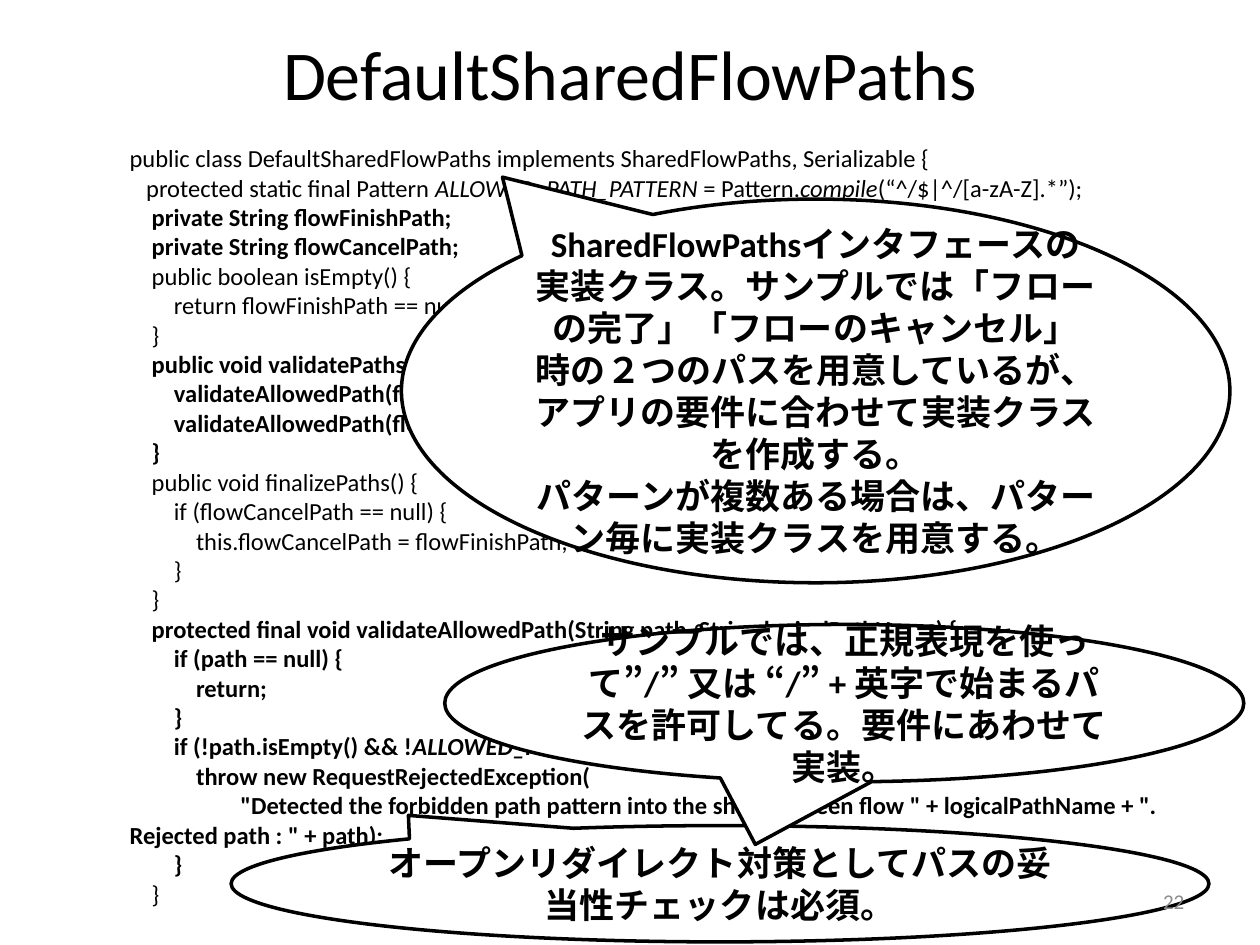
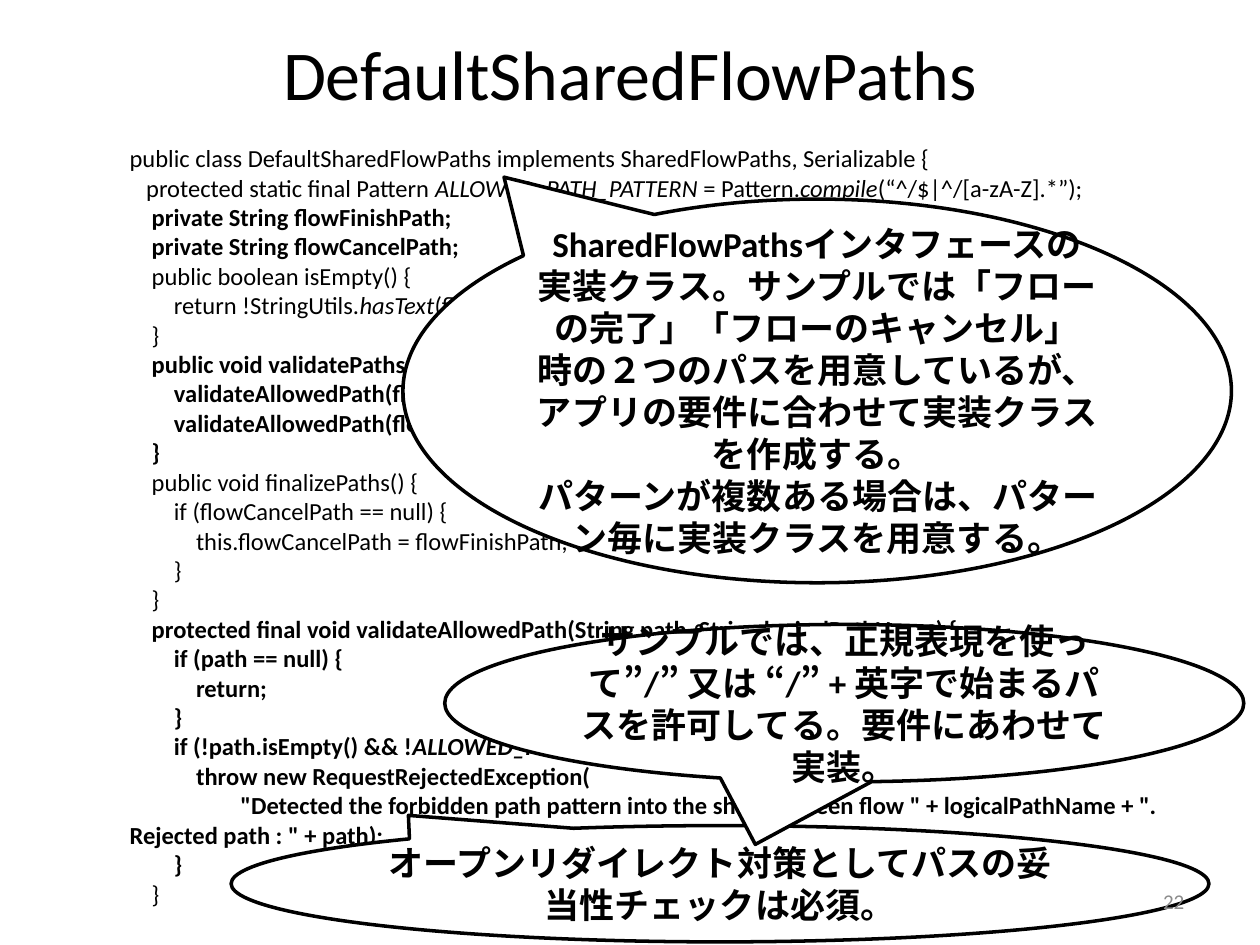
Before and after one commit to TDCY/common-screen-flow, a slide deck: slide 22 of doc/SharedScreenFlowControl.pptx. Drawn at 1260x945 pixels with LibreOffice and Linux fonts; fonts in the diff are those of the drawing. Boxes give left, top, right and bottom in pixels: in the first picture for what was removed or moved away, otherwise in the second. Text is boxed around its words. In the diff, an @@ line names an element or a change of style, - is before the commit and + after.

```diff
--- a/doc/SharedScreenFlowControl.pptx
+++ b/doc/SharedScreenFlowControl.pptx
@@ text at box(130, 150, 1116, 850): text changed @@
-public class DefaultSharedFlowPaths implements SharedFlowPaths, Serializable {
-protected static final Pattern ALLOWED_PATH_PATTERN = Pattern.compile(“^/$|^/[a-zA-Z].*”);
-private String flowFinishPath;
-private String flowCancelPath;
-public boolean isEmpty() {
-return flowFinishPath == null && flowCancelPath == null;
-}
-public void validatePaths() {
-validateAllowedPath(flowFinishPath, "finish path");
-validateAllowedPath(flowCancelPath, "cancel path");
-}
-public void finalizePaths() {
-if (flowCancelPath == null) {
-this.flowCancelPath = flowFinishPath;
-}
-}
-protected final void validateAllowedPath(String path, String logicalPathName) {
-if (path == null) {
-return;
-}
-if (!path.isEmpty() && !ALLOWED_PATH_PATTERN.matcher(path).matches()) {
-throw new RequestRejectedException(
-"Detected the forbidden path pattern into the shared screen flow " + logicalPathName + ". Rejected path : " + path);
-}
-}
+public class DefaultSharedFlowPaths implements SharedFlowPaths, Serializable {
+protected static final Pattern ALLOWED_PATH_PATTERN = Pattern.compile(“^/$|^/[a-zA-Z].*”);
+private String flowFinishPath;
+private String flowCancelPath;
+public boolean isEmpty() {
+return !StringUtils.hasText(flowFinishPath) && !StringUtils.hasText(flowCancelPath);
+}
+public void validatePaths() {
+validateAllowedPath(flowFinishPath, "finish path");
+validateAllowedPath(flowCancelPath, "cancel path");
+}
+public void finalizePaths() {
+if (flowCancelPath == null) {
+this.flowCancelPath = flowFinishPath;
+}
+}
+protected final void validateAllowedPath(String path, String logicalPathName) {
+if (path == null) {
+return;
+}
+if (!path.isEmpty() && !ALLOWED_PATH_PATTERN.matcher(path).matches()) {
+throw new RequestRejectedException(
+"Detected the forbidden path pattern into the shared screen flow " + logicalPathName + ". Rejected path : " + path);
+}
+}
```
Also in this commit, not shown: 1 other file.
